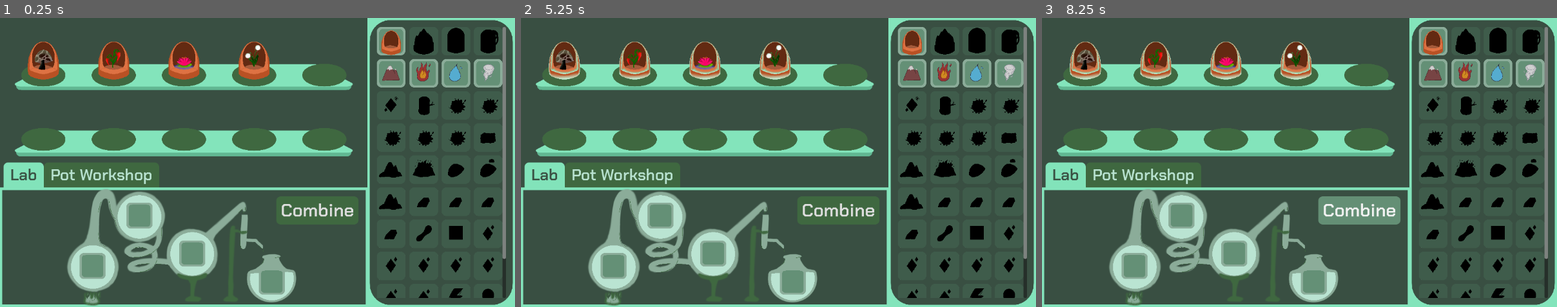
Above: before the commit, frames 1-3 (left to right).
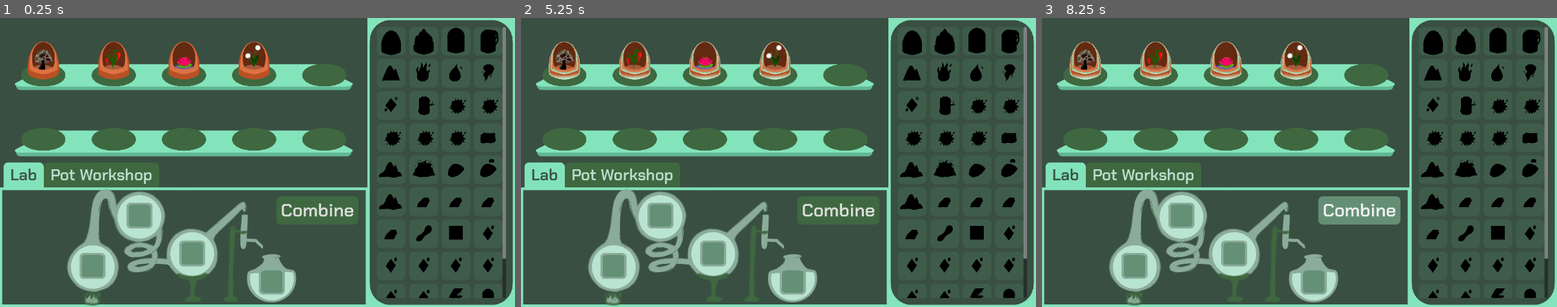
Above: after the commit, the same moments.

Repository: Girlies-stdio/elementalchemy
Game: Godot game, scene res://Scenes/main.tscn
Same seed, same stepped clock (60 frames per second), same inputs: the game is played once before the commit and once after it.
Inputs (mouse positions are in pixels of both pictures, inside the frame that each line leads up to):
- Up to frame 1 (0.25 s): no input
- Up to frame 2 (5.25 s): click (562, 58) at 0.5 s; click (634, 58) at 1.25 s; click (706, 58) at 2 s; click (773, 58) at 2.75 s; click (845, 58) at 3.5 s; click (562, 122) at 4.25 s; click (634, 122) at 5 s
- Up to frame 3 (8.25 s): click (1227, 122) at 5.75 s; click (1294, 122) at 6.5 s; click (1366, 122) at 7.25 s; click "Combine" at 8 s

The runs differ from the first frame. In frame 1, 2.7% of the frame differs, in the area x 73-98%, y 3-25%; in frame 2, 2.7%; in frame 3, 2.7%.

Commit message:
begin with no item

Diff:
--- a/Inventory/inventory.gd
+++ b/Inventory/inventory.gd
@@ -16,13 +16,6 @@
 		slot.amount = 0
 		slot.unlocked = false
 		slots[GlobalScript.ALL_ITEMS[i]] = slot
-
-	#init base items
-	insert(GlobalScript.ALL_ITEMS[0])
-	insert(GlobalScript.ALL_ITEMS[4])
-	insert(GlobalScript.ALL_ITEMS[5])
-	insert(GlobalScript.ALL_ITEMS[6])
-	insert(GlobalScript.ALL_ITEMS[7])
 	#devCheat()
 
 func insert(item: Item, n: int = 1) -> void:
